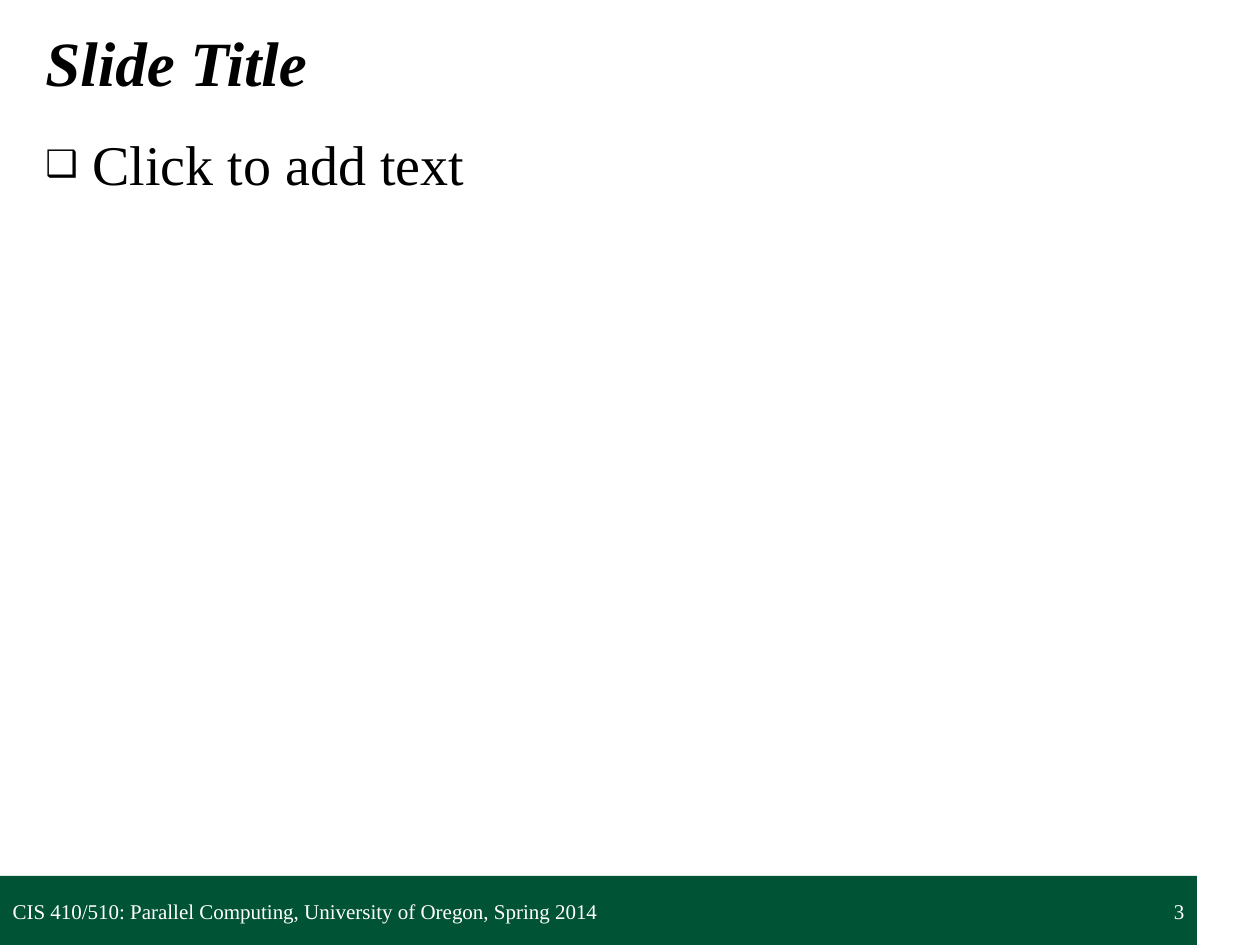
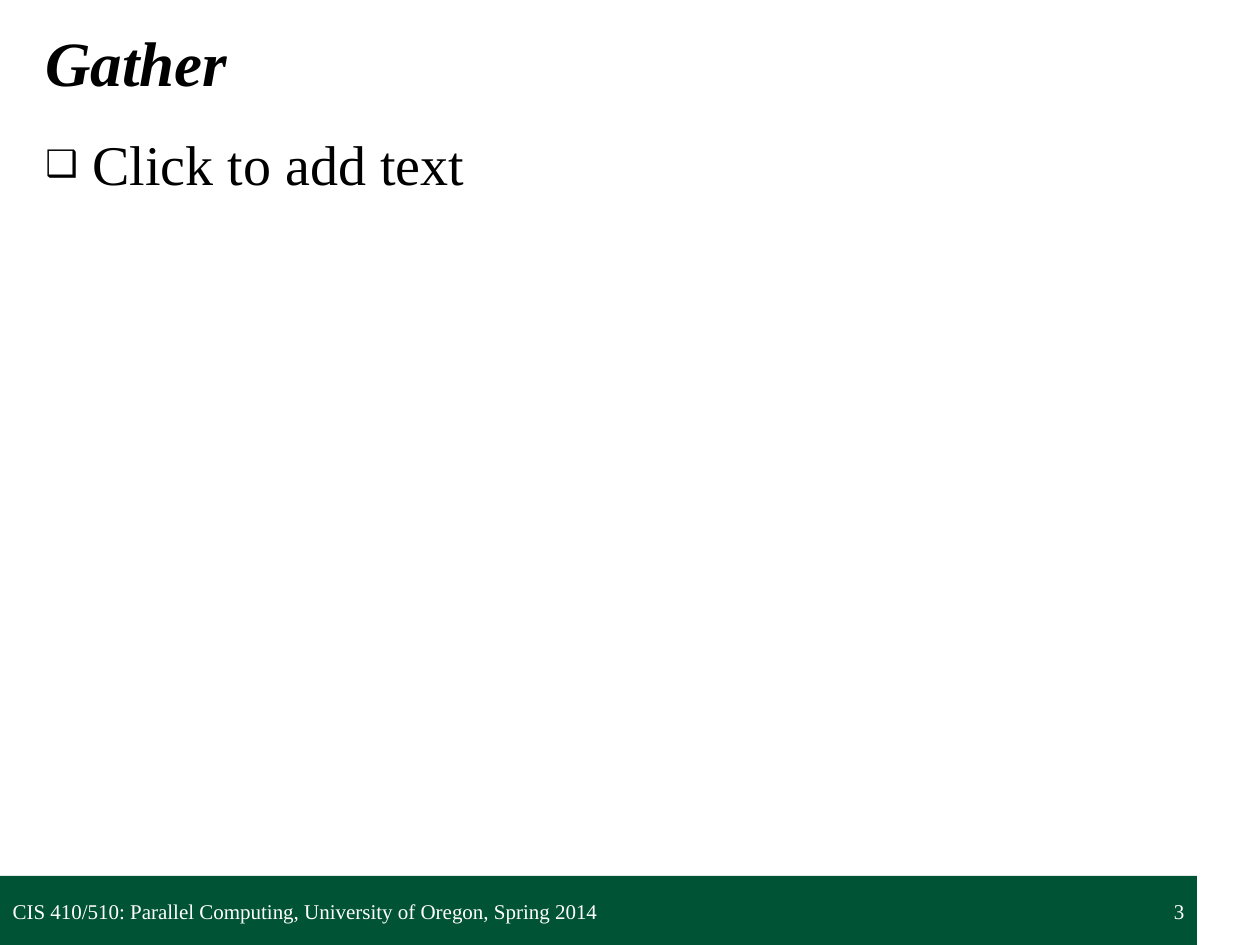
Before and after one commit to UOregonParallel/CourseMaterials, a slide deck: slide 3 of lecture_content/classSlides/3_datareorgPattern/datareorgPattern.pptx. Drawn at 1260x945 pixels with LibreOffice and Linux fonts; fonts in the diff are those of the drawing; background and template pictures are left out. Boxes give left, top, right and bottom in pixels: in the first picture for what was removed or moved away, otherwise in the second. Text is boxed around its words. In the diff, an @@ line names an element or a change of style, - is before the commit and + after.

Commit message:
Modified template (minor change): switch "Overview" title to "Table of Contents" and added "Example Implementation" slide to remind us to end each lecture with an algorithm demonstrating the pattern.

```diff
--- a/lecture_content/classSlides/3_datareorgPattern/datareorgPattern.pptx
+++ b/lecture_content/classSlides/3_datareorgPattern/datareorgPattern.pptx
@@ title at bbox=[45, 42, 227, 87]: text changed @@
-Slide Title
+Gather
```
Also in this commit, not shown: 2 other slides changed, 3 slides added, 5 other files.
